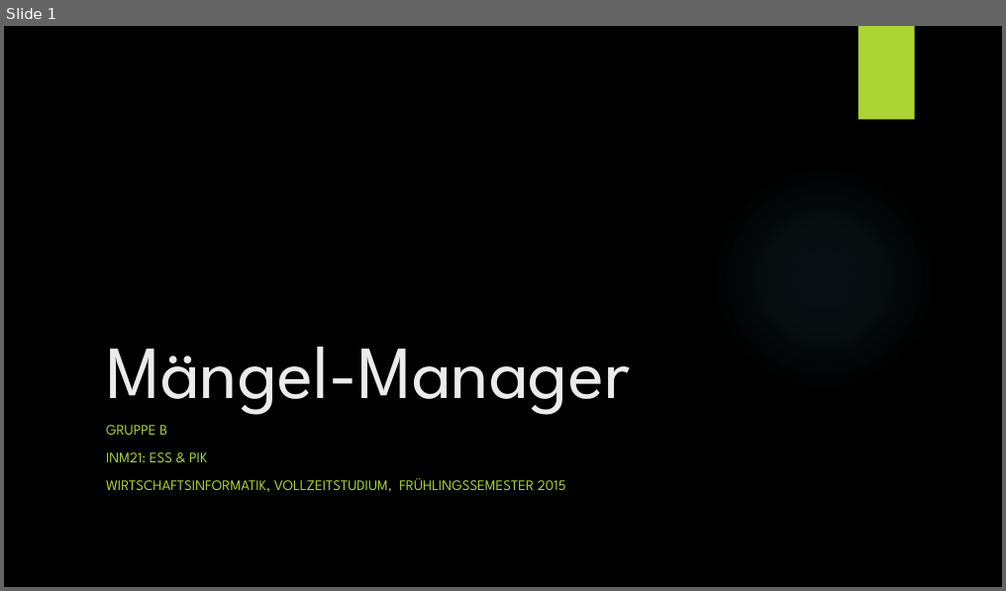
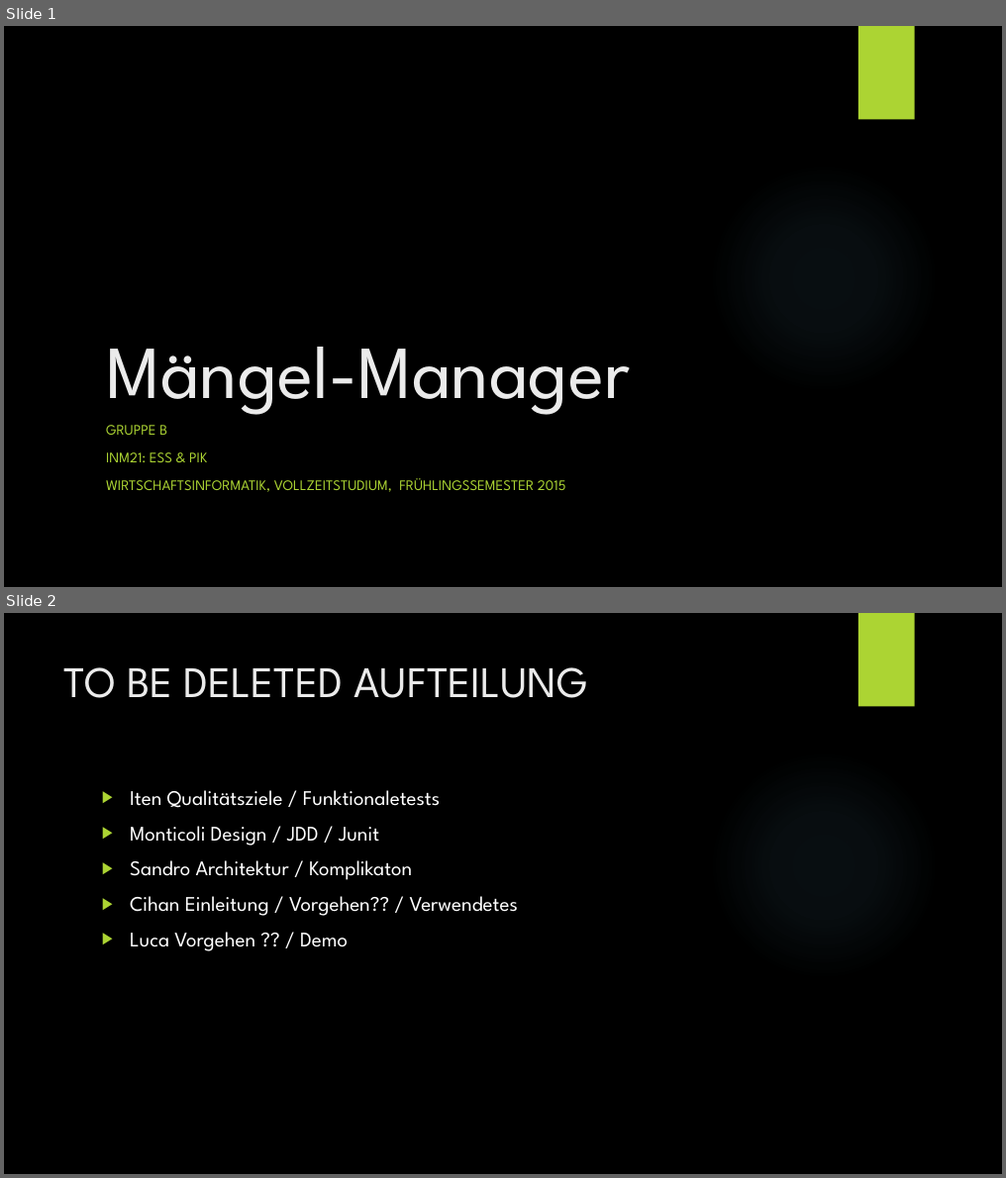
Before and after one commit to lucakuendig/INM21_Group_B, a slide deck: 06_Praesentation/Praesentation_Mangel_Manager.pptx. Shown one above the other, each under a label of ours: slide 1 before the commit, slides 1 and 2 after it. The pictures are 1006x591 and 1006x1178 pixels, drawn with LibreOffice and Linux fonts; fonts in the diff are those of the drawing; background and template pictures are left out. Boxes give left, top, right and bottom in pixels: in the first picture for what was removed or moved away, otherwise in the second. Text is boxed around its words. In the diff, an @@ line names an element or a change of style, - is before the commit and + after.

Commit message:
Update Präsentation + Aufteilung (Folie 2)

```diff
--- a/06_Praesentation/Praesentation_Mangel_Manager.pptx
+++ b/06_Praesentation/Praesentation_Mangel_Manager.pptx
@@ slide 2 added at [4, 613, 1002, 1174], background picture (left out); not listed: 2 template elements that a slide beside it also shows @@
@@ title added at [64, 667, 587, 698], 42 pt, text #EBEBEB @@
+TO BE DELETED AUFTEILUNG
@@ text added at [130, 790, 518, 952], 20 pt, text #FFFFFF @@
+▶ Iten Qualitätsziele / Funktionaletests
+▶ Monticoli Design / JDD / Junit
+▶ Sandro Architektur / Komplikaton
+▶ Cihan Einleitung / Vorgehen?? / Verwendetes
+▶ Luca Vorgehen ?? / Demo
```
Also in this commit, not shown: 8 slides changed, 4 other slides added, 1 other file.
